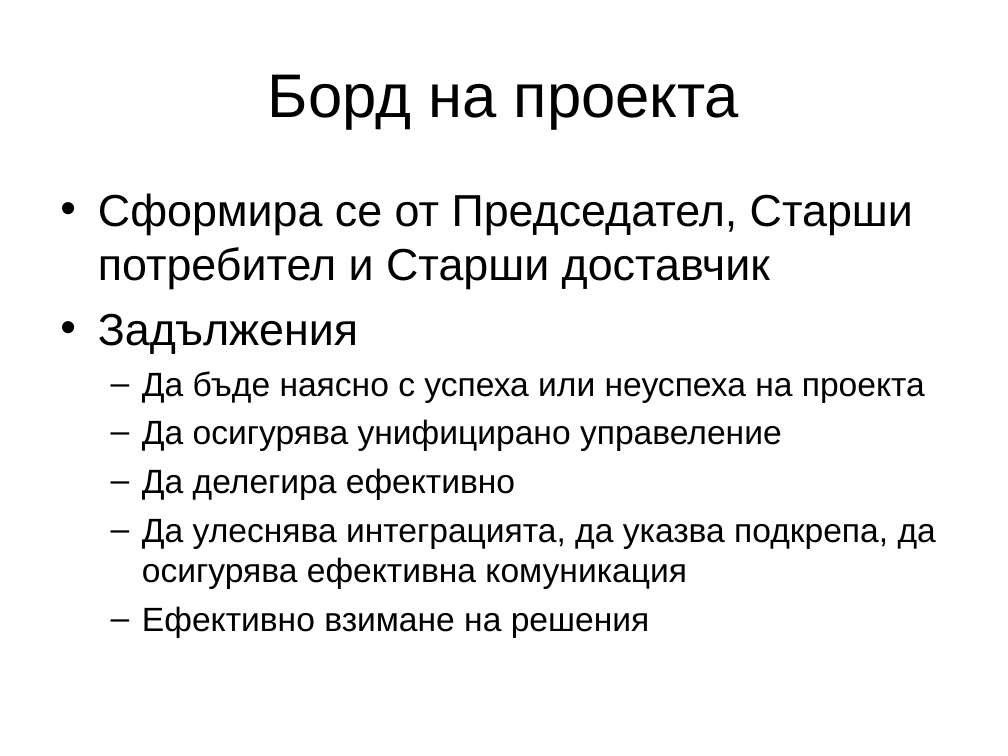
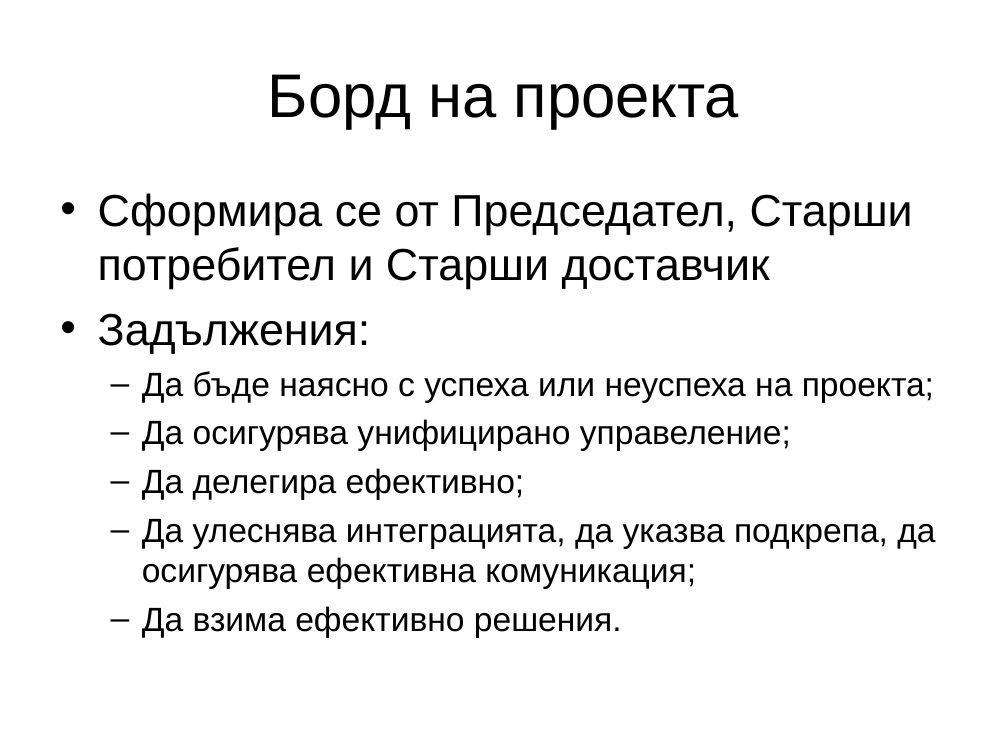
Before and after one commit to marvellouz/PM, a slide deck: slide 20 of prince2_v0.6bg.ppt (slide 21 before the commit). Drawn at 1008x756 pixels with LibreOffice and Linux fonts; fonts in the diff are those of the drawing. Boxes give left, top, right and bottom in pixels: in the first picture for what was removed or moved away, otherwise in the second. Text is boxed around its words. In the diff, an @@ line names an element or a change of style, - is before the commit and + after.

```diff
--- a/prince2_v0.6bg.ppt
+++ b/prince2_v0.6bg.ppt
@@ text at (98,313,935,638): text changed @@
-• Задължения
-  – Да бъде наясно с успеха или неуспеха на проекта
-  – Да осигурява унифицирано управеление
-  – Да делегира ефективно
-  – Да улеснява интеграцията, да указва подкрепа, да осигурява ефективна комуникация
-  – Ефективно взимане на решения
+• Задължения:
+  – Да бъде наясно с успеха или неуспеха на проекта;
+  – Да осигурява унифицирано управеление;
+  – Да делегира ефективно;
+  – Да улеснява интеграцията, да указва подкрепа, да осигурява ефективна комуникация;
+  – Да взима ефективно решения.
```
Also in this commit, not shown: 49 other slides changed, 5 slides removed, 1 other file.
